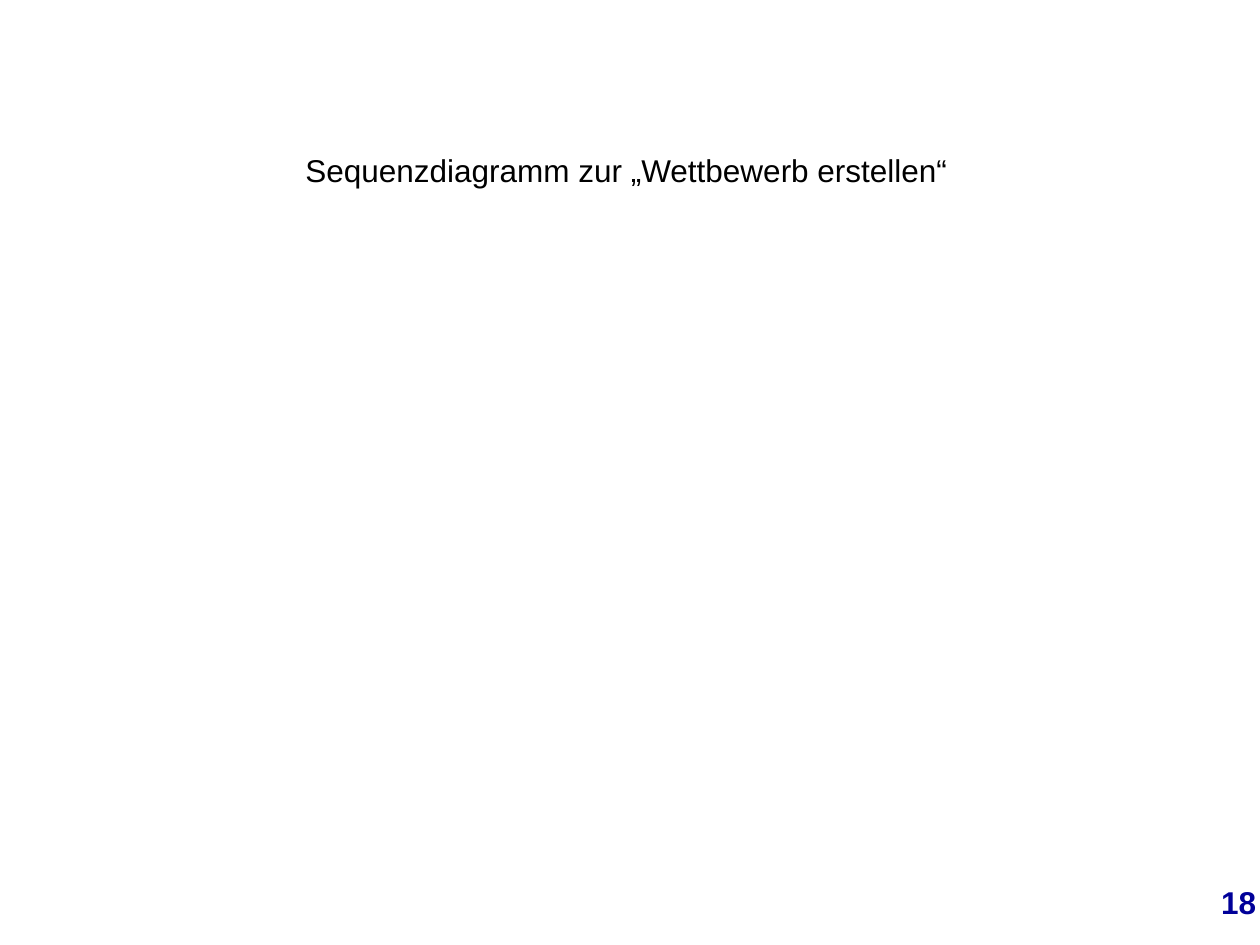
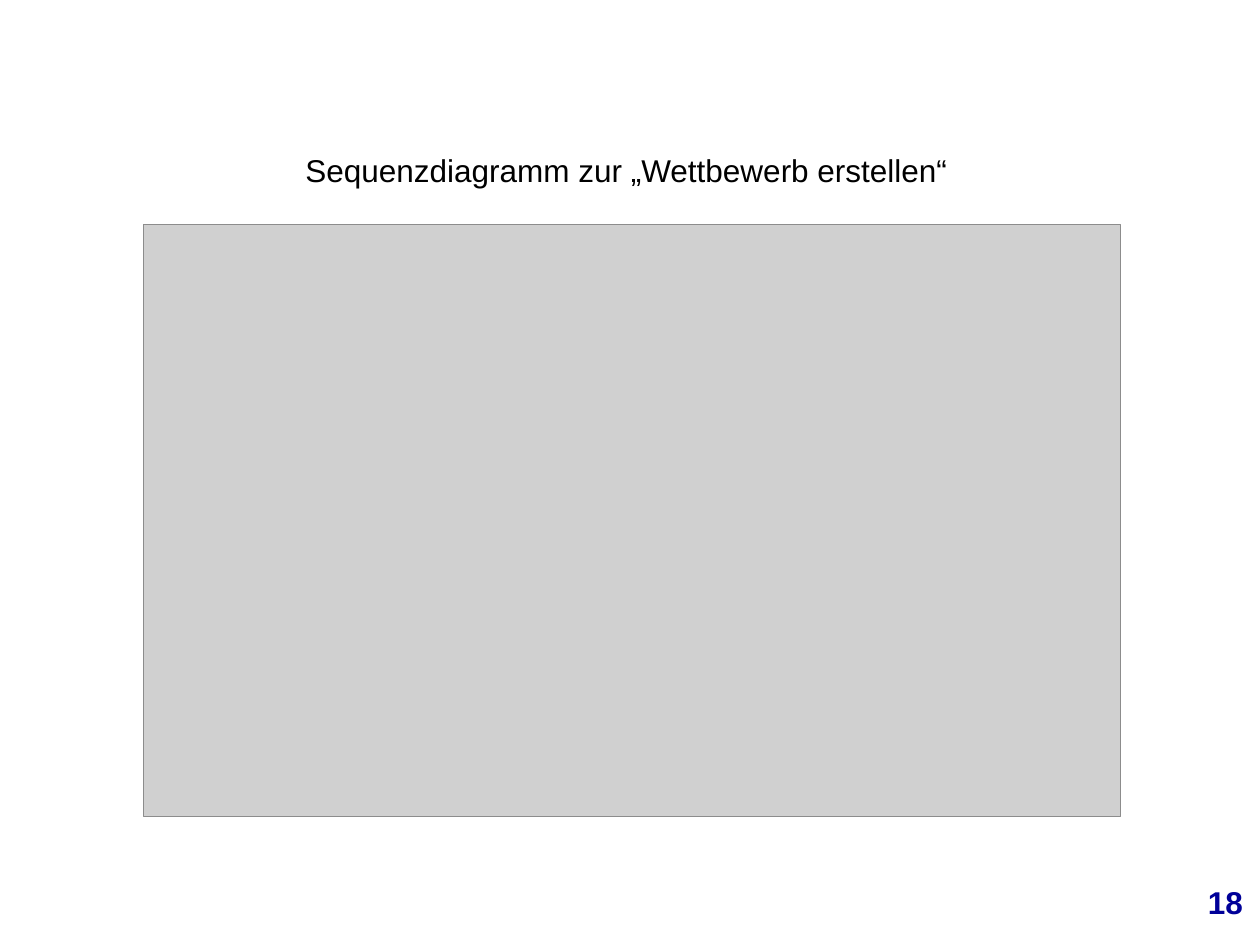
Before and after one commit to mjamaleddine/crowd-innovation, a slide deck: slide 19 of Meilenstein_5/Daten/meilenstein_5.ppt. Drawn at 1260x945 pixels with LibreOffice and Linux fonts; fonts in the diff are those of the drawing; grey boxes stand for pictures; background and template pictures are left out. Boxes give left, top, right and bottom in pixels: in the first picture for what was removed or moved away, otherwise in the second. Text is boxed around its words. In the diff, an @@ line names an element or a change of style, - is before the commit and + after.

```diff
--- a/Meilenstein_5/Daten/meilenstein_5.ppt
+++ b/Meilenstein_5/Daten/meilenstein_5.ppt
@@ picture added at bbox=[144, 224, 1120, 816] @@
@@ text "18": place and size @@
-text "18" at bbox=[1221, 892, 1256, 915]
+text "18" at bbox=[1208, 892, 1243, 915]
```
Also in this commit, not shown: 12 other slides changed, 3 other files.
